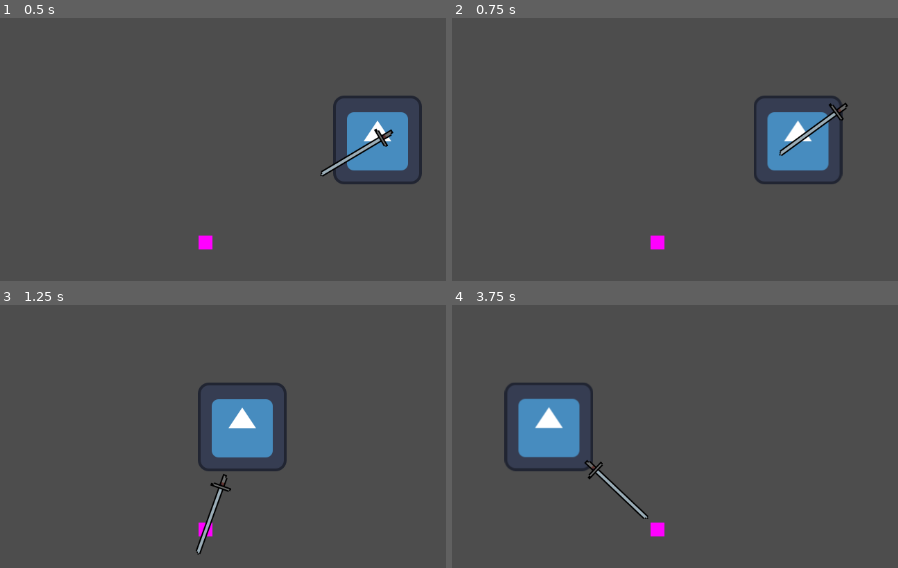
Above: before the commit, frames 1-4 (two rows, left to right).
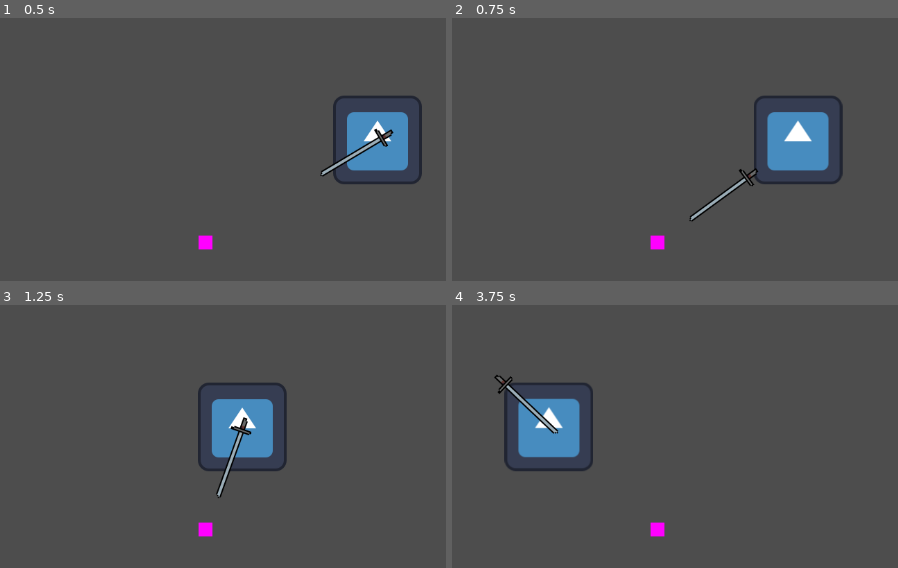
Above: after the commit, the same moments.

Repository: xjarlie/unics-game-jam-2024
Game: Godot game, scene res://main.tscn
Two runs of this game, one before a commit and one after it. Both use one fixed random seed, a clock stepped at 60 frames per second and the inputs below. The engine's default icon, where the game draws it, is replaced by a stand-in: a white triangle on a blue panel in a dark square.
Inputs:
- Up to frame 1 (0.5 s): no input
- Up to frame 2 (0.75 s): hold Right (ui_right) from 0.53 s (still down)
- Up to frame 3 (1.25 s): keep holding Right (ui_right)
- Up to frame 4 (3.75 s): release Right (ui_right) at 1.28 s; hold Down (ui_down) 1.28-2.03 s; hold Right (ui_right) 2.03-2.78 s; hold Up (ui_up) 2.78-3.53 s; hold Left (ui_left) from 3.53 s (still down)

Frame 1 is identical in both runs. In frame 2, 0.9% of the frame differs, in the area x 53-89%, y 32-78%; in frame 3, 0.8%; in frame 4, 0.9%.

Commit message:
made the animation timings better

Diff:
--- a/priest-melee.tscn
+++ b/priest-melee.tscn
@@ -27,7 +27,7 @@
 
 [sub_resource type="Animation" id="Animation_q6ahe"]
 resource_name = "spear-stab"
-length = 0.6
+length = 1.7
 tracks/0/type = "value"
 tracks/0/imported = false
 tracks/0/enabled = true
@@ -35,10 +35,10 @@
 tracks/0/interp = 1
 tracks/0/loop_wrap = true
 tracks/0/keys = {
-"times": PackedFloat32Array(0, 0.4, 0.533333),
-"transitions": PackedFloat32Array(1, 1, 1),
+"times": PackedFloat32Array(0, 0.4, 0.533333, 0.833333, 1.5, 1.7),
+"transitions": PackedFloat32Array(1, 1, 1, 1, 1, 1),
 "update": 0,
-"values": [Vector2(-18, 0), Vector2(-63, 0), Vector2(133, 0)]
+"values": [Vector2(-18, 0), Vector2(-63, 0), Vector2(133, 0), Vector2(133, 0), Vector2(-18, 0), Vector2(-18, 0)]
 }
 
 [sub_resource type="AnimationLibrary" id="AnimationLibrary_4li7t"]
